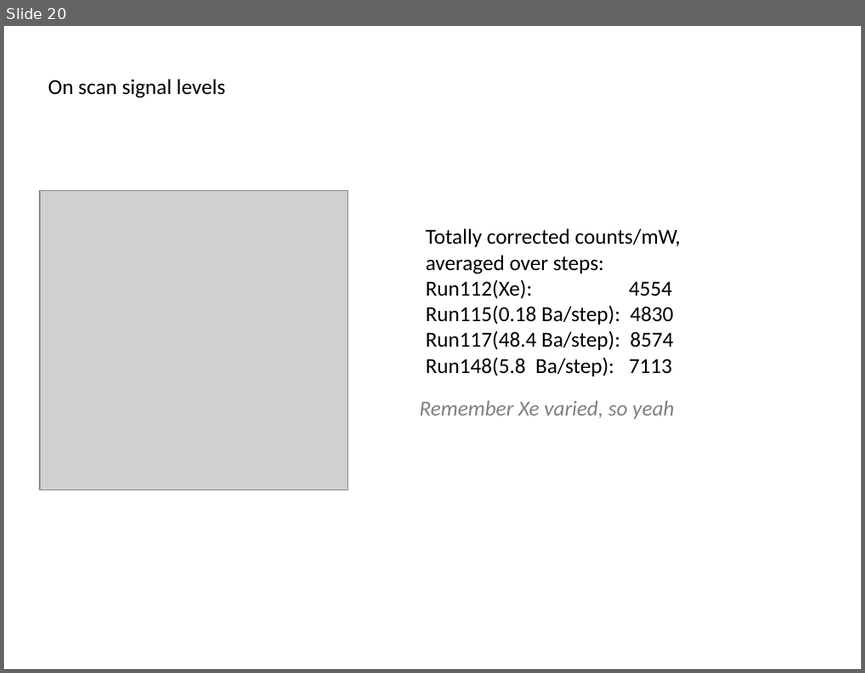
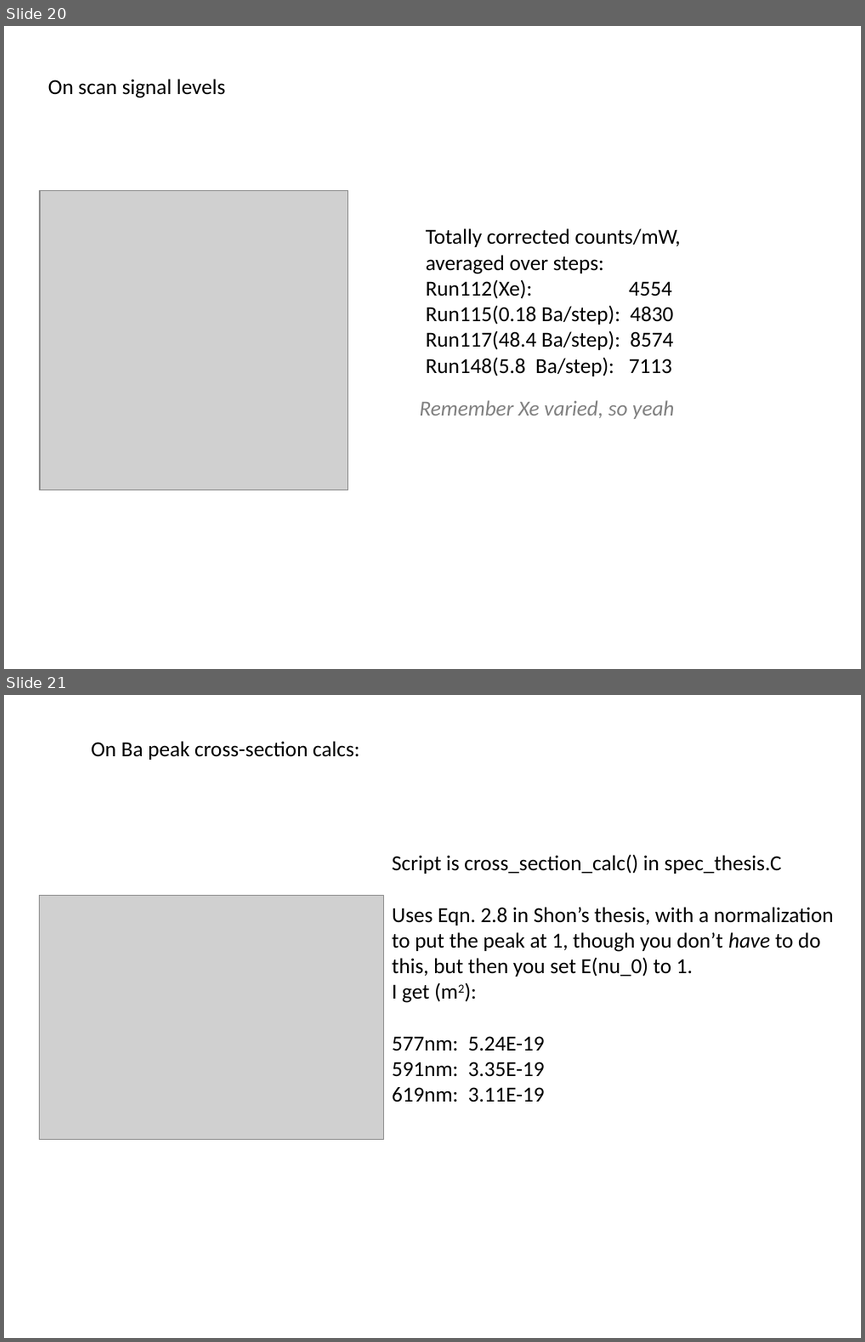
Before and after one commit to Waltmon/timthesis, a slide deck: thought_process.pptx. Shown one above the other, each under a label of ours: slide 20 before the commit, slides 20 and 21 after it. The pictures are 865x673 and 865x1342 pixels, drawn with LibreOffice and Linux fonts; fonts in the diff are those of the drawing; grey boxes stand for pictures. Boxes give left, top, right and bottom in pixels: in the first picture for what was removed or moved away, otherwise in the second. Text is boxed around its words. In the diff, an @@ line names an element or a change of style, - is before the commit and + after.

```diff
--- a/thought_process.pptx
+++ b/thought_process.pptx
@@ slide 21 added at [4, 695, 861, 1338], background #FFFFFF @@
@@ text added at [91, 741, 360, 760], 18 pt, text #000000 @@
+On Ba peak cross-section calcs:
@@ text added at [392, 854, 834, 1102], 18 pt, text #000000 @@
+Script is cross_section_calc() in spec_thesis.C
+Uses Eqn. 2.8 in Shon’s thesis, with a normalization to put the peak at 1, though you don’t have to do this, but then you set E(nu_0) to 1.
+I get (m2):
+577nm: 5.24E-19
+591nm: 3.35E-19
+619nm: 3.11E-19
@@ picture added at [40, 895, 384, 1139] @@
```
Also in this commit, not shown: 25 other files.
